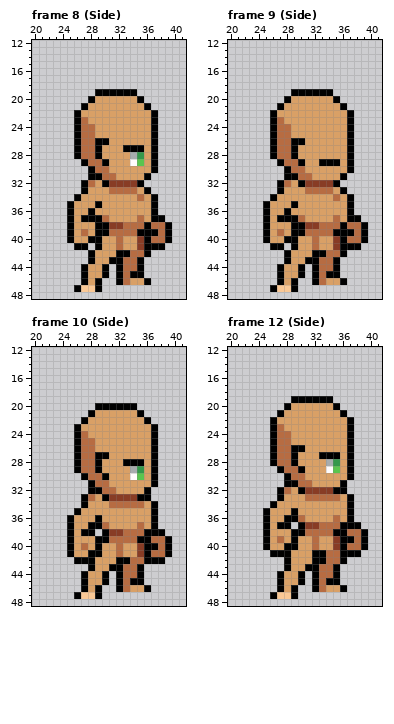
Edited in one commit: pixel-art file (assets/sprites/player/Body/001/idle.ase). This is how it looked before the edit.
64x64 pixels, 18 frames. Shown: frame 8 (Side): x 20..41, y 12..48; frame 9 (Side): x 20..41, y 12..48; frame 10 (Side): x 20..41, y 12..48; frame 12 (Side): x 20..41, y 12..48. The commit also changed other frames, which this record leaves out.
After the commit:
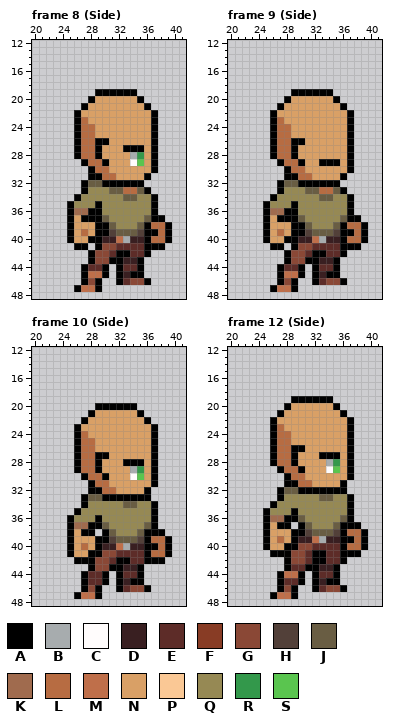
Palette (. is transparent): A #000000  B #a7acae  C #fffcfc  D #391f21  E #5d2c28  F #883c25  G #8a4836  H #524039  J #695d43  K #a06b4e  L #b76c42  M #bf6f4a  N #d9a066  P #fac895  Q #968954  R #33984b  S #5ac54f
Diff:
layer "Outfit/male/Layer 16" now shown
Changed rows in their new state; - is an unchanged pixel.
Frame 8 (Side), layers "Outfit/male/Layer 16", "Male Body/body Copy":
first column x 26:
32 --JJ-AAAA--
33 --QQQJJ--J-
34 -QQQQQQJJQQ
35 QQQ-QQQQQQQ
36 KK-AQQQQQQQ
37 ----JQQQQQJ
38 -----JQQQJ-
39 -----HJJJH-
40 ----DDMBDD-
41 ----GGEEEE-
42 ---GGE--EE-
43 ---GG--DD--
44 --EE---EE--
45 --MM---D---
46 --G----EGG-
47 -MM--------
Frame 9 (Side), layers "Outfit/male/Layer 16", "Male Body/body Copy": the same change as frame 8 (Side)
Frame 10 (Side), layers "Outfit/male/Layer 16", "Male Body/body Copy":
first column x 26:
33 --JJ-AAAA--
34 --QQQQQJJQQ
35 -QQQQQQQQQQ
36 QQQ-QQQQQQQ
37 KK--JQQQQQJ
38 -----JQQQJ-
39 -----HJJJH-
40 ----DDMBDD-
41 ----GGEEEE-
42 ---GGE--EE-
43 ---GG--DD--
44 --EE---EE--
45 --EE---D---
46 --G----EGG-
47 -MM--------
Frame 12 (Side), layers "Outfit/male/Layer 16", "Male Body/body Copy":
first column x 26:
32 --JJ-AAAA--
33 --QQQQQJJQQ
34 -QQQQQQQQQQ
35 QQQ-QQQQQQQ
36 KK--JQQQQQJ
37 -----JQQQJ-
38 -----HJJJH-
39 ----DDMBDD-
40 ----GGEEEE-
41 ---GGE--EE-
42 ---GGE--EE-
43 ---EE--DD--
44 --MM---EE--
45 --EE---D---
46 --G----EGG-
47 -MM--------
Where, in picture pixels (left, top, right, bottom), the same in both pictures:
changed: (74, 180, 151, 292)
changed: (270, 180, 347, 292)
changed: (74, 494, 151, 599)
changed: (270, 487, 347, 599)
